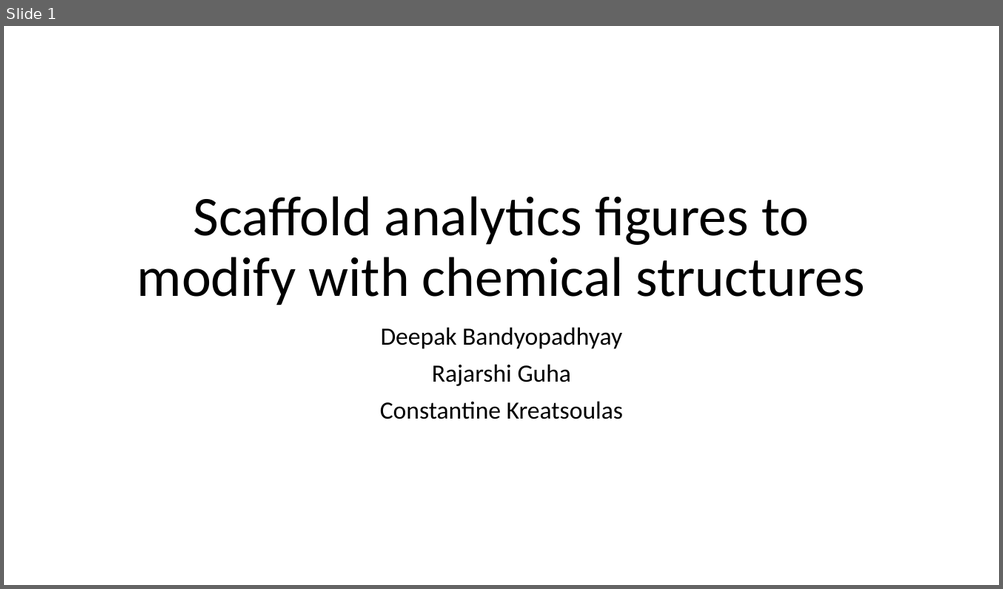
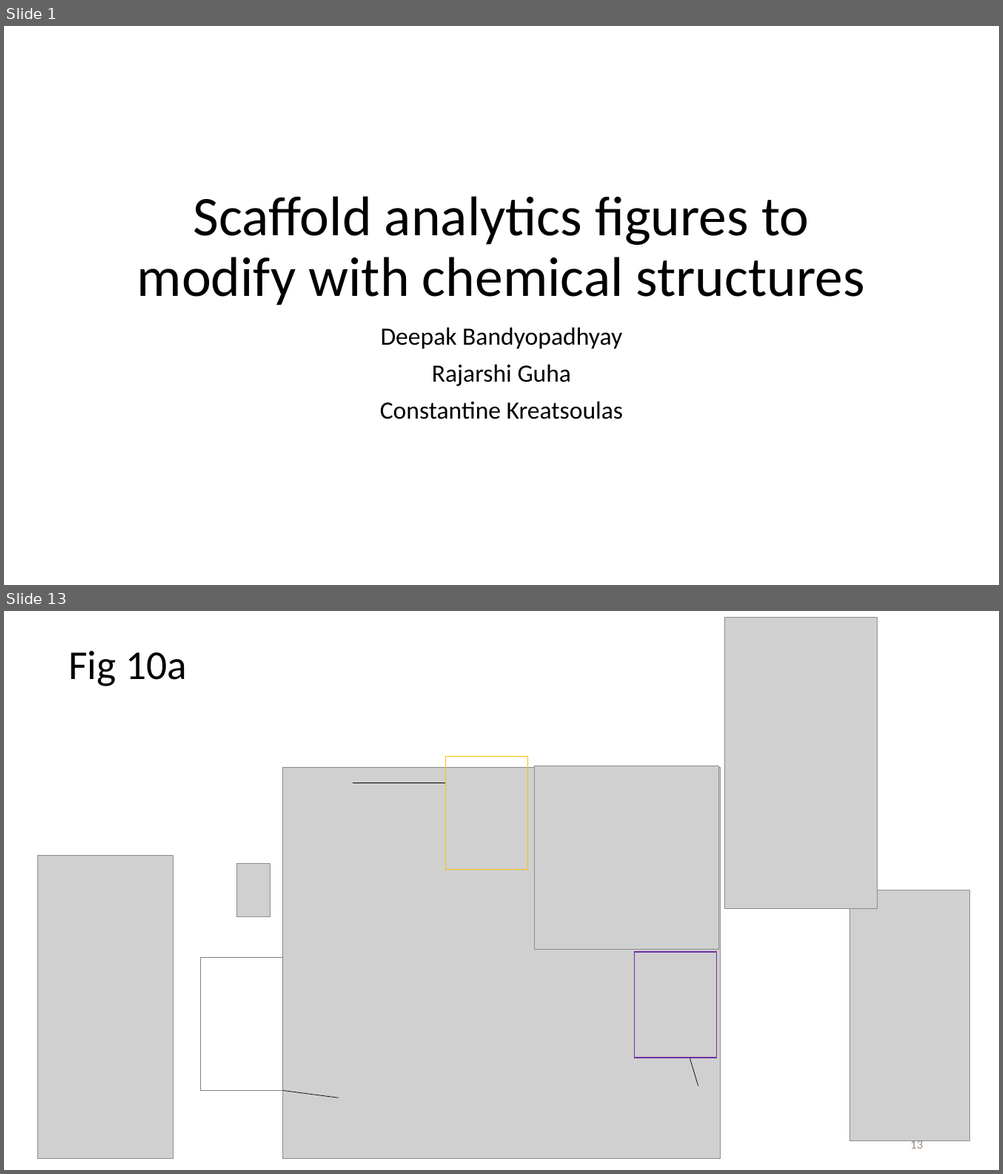
Before and after one commit to ncats/scaffoldanalytics, a slide deck: pres/Scaffold analytics figures to modify with chemical structures.pptx. Shown one above the other, each under a label of ours: slide 1 before the commit, slides 1 and 13 after it; the slides between them are not shown. The pictures are 1003x589 and 1003x1174 pixels, drawn with LibreOffice and Linux fonts; fonts in the diff are those of the drawing; grey boxes stand for pictures. Boxes give left, top, right and bottom in pixels: in the first picture for what was removed or moved away, otherwise in the second. Text is boxed around its words. In the diff, an @@ line names an element or a change of style, - is before the commit and + after.

```diff
--- a/pres/Scaffold analytics figures to modify with chemical structures.pptx
+++ b/pres/Scaffold analytics figures to modify with chemical structures.pptx
@@ slide 13 added at [4,611,999,1170], background #FFFFFF @@
@@ picture added at [725,618,877,908] @@
@@ title added at [68,651,187,686], 39.6 pt, text #000000 @@
+Fig 10a
@@ rectangle added at [446,757,528,870], outline #FFC000 1 pt @@
@@ picture added at [283,767,720,1159] @@
@@ line added from (353, 783) to (446, 783), #000000 0.5 pt @@
@@ picture added at [535,766,718,950] @@
@@ picture added at [38,856,173,1159] @@
@@ picture added at [237,864,270,917] @@
@@ picture added at [849,891,970,1142] @@
@@ rectangle added at [201,958,283,1091], outline #808080 1 pt @@
@@ rectangle added at [634,952,717,1058], outline #7030A0 1 pt @@
@@ line added from (690, 1058) to (698, 1086), #000000 0.5 pt @@
@@ line added from (283, 1091) to (338, 1098), #000000 0.5 pt @@
@@ page number added at [910,1139,922,1149], 12 pt, text #9A8B7D @@
+13
```
Also in this commit, not shown: 5 slides changed, 8 other slides added, 4 slides removed, 7 other files.
